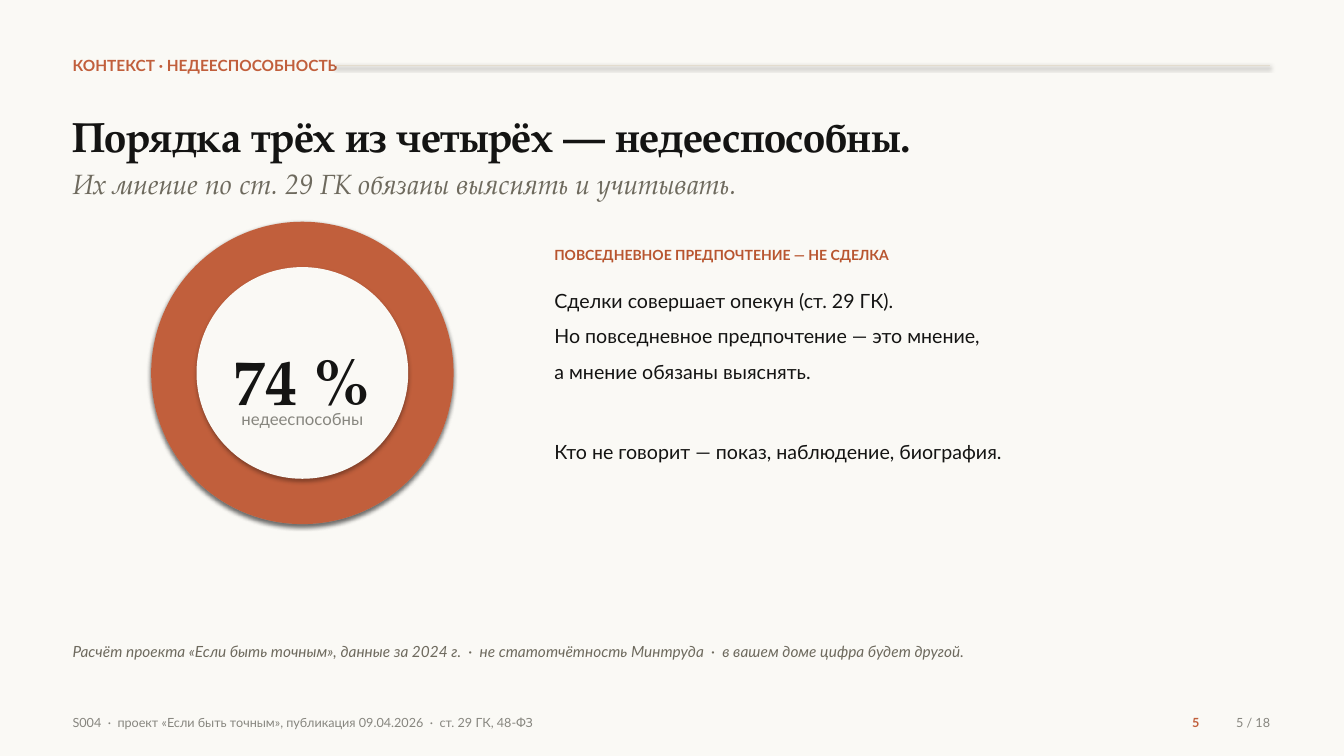
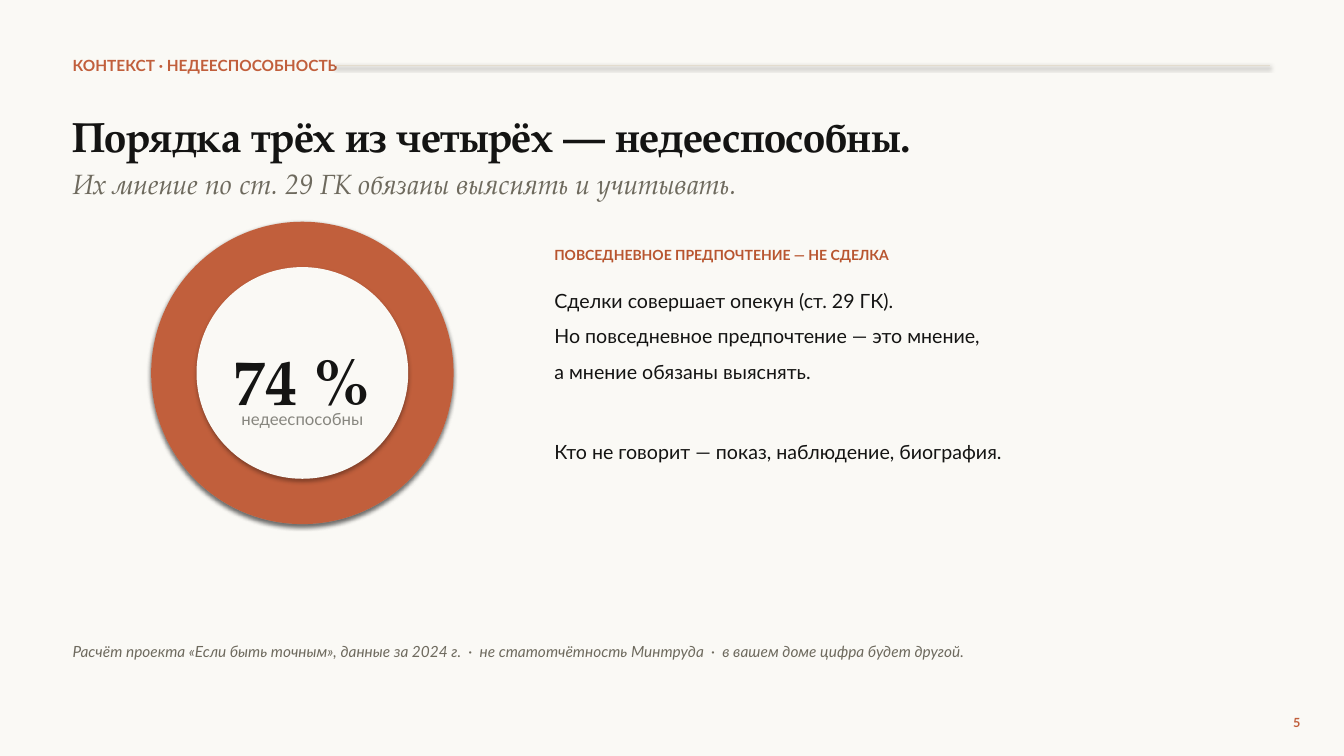
Before and after one commit to qlolp/seminar-variable-food-2026, a slide deck: slide 5 of 02_презентация/презентация_v6/Презентация_v6_Не_просто_накормить.pptx. Drawn at 1344x756 pixels with LibreOffice and Linux fonts; fonts in the diff are those of the drawing. Boxes give left, top, right and bottom in pixels: in the first picture for what was removed or moved away, otherwise in the second. Text is boxed around its words. In the diff, an @@ line names an element or a change of style, - is before the commit and + after.

```diff
--- a/02_презентация/презентация_v6/Презентация_v6_Не_просто_накормить.pptx
+++ b/02_презентация/презентация_v6/Презентация_v6_Не_просто_накормить.pptx
@@ text removed at box(73, 718, 533, 729) @@
-S004 · проект «Если быть точным», публикация 09.04.2026 · ст. 29 ГК, 48-ФЗ
@@ text "5": place and size @@
-text "5" at box(1192, 718, 1199, 727)
+text "5" at box(1293, 718, 1300, 727)
@@ text removed at box(1236, 718, 1270, 727) @@
-5 / 18
```
Also in this commit, not shown: 29 other slides changed, 22 other files.
